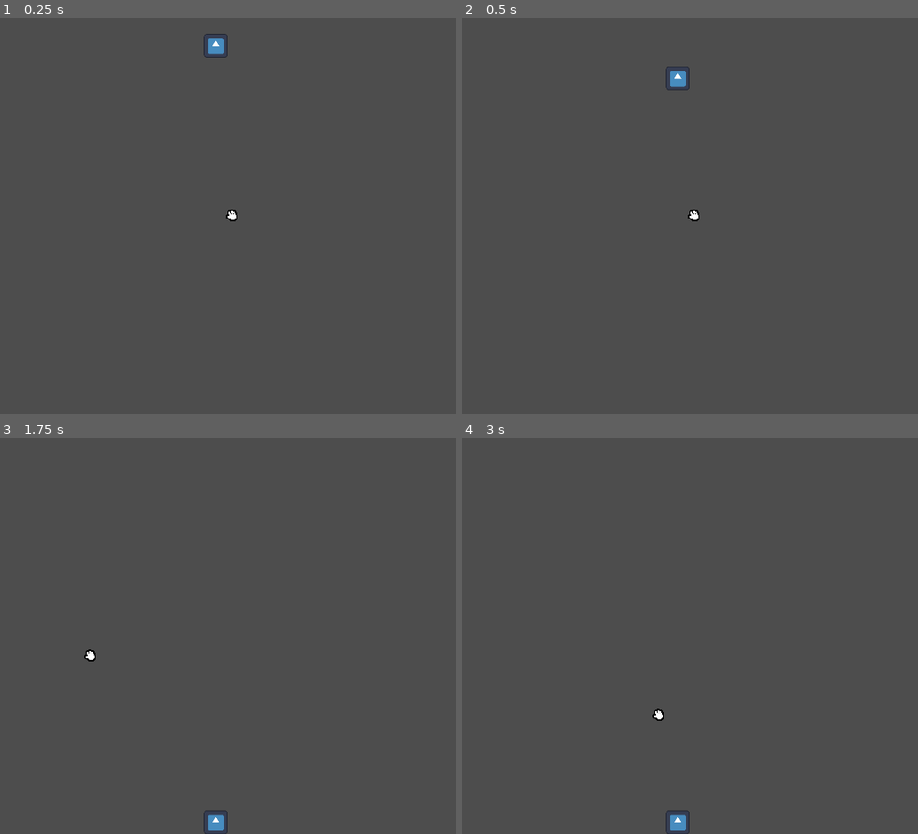
Above: before the commit, frames 1-4 (two rows, left to right).
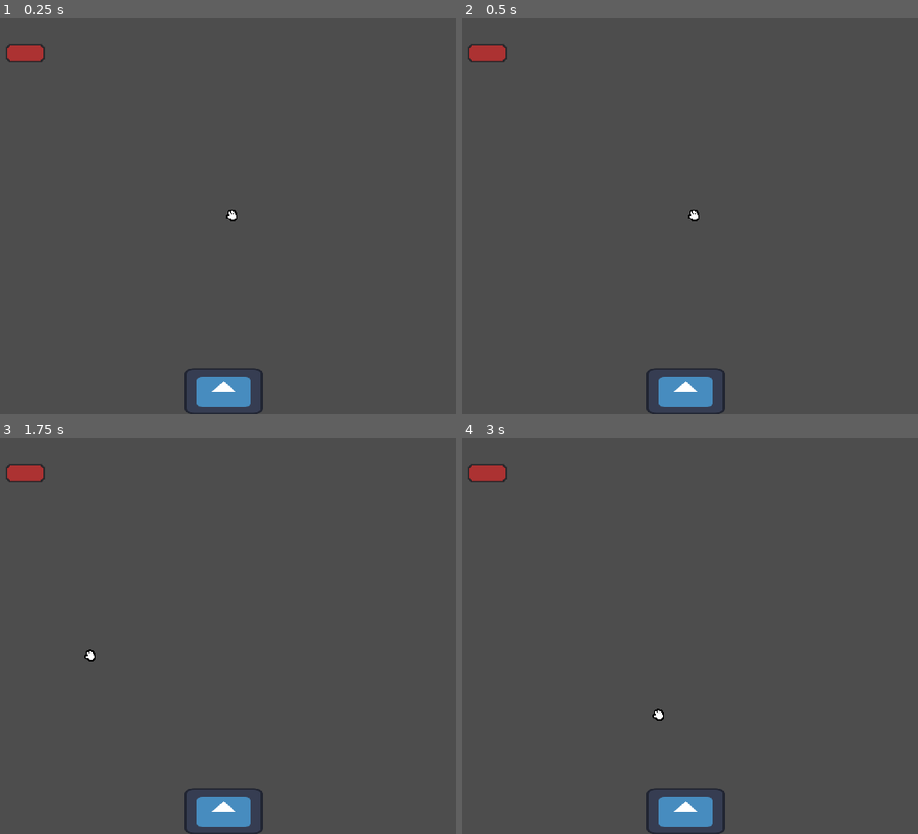
Above: after the commit, the same moments.

Repository: dsoler9/Evil-Triangulus-Madness-GWJ80
Game: Godot game, scene res://scenes/game.tscn
Same seed, same stepped clock (60 frames per second), same inputs: the game is played once before the commit and once after it. The engine's default icon, where the game draws it, is replaced by a stand-in: a white triangle on a blue panel in a dark square.
Inputs (mouse positions are in pixels of both pictures, inside the frame that each line leads up to):
- Up to frame 1 (0.25 s): no input
- Up to frame 2 (0.5 s): no input
- Up to frame 3 (1.75 s): move the mouse to (214, 501) at 0.52 s; click (214, 501) at 0.67 s; move the mouse to (91, 655) at 1.27 s; click (91, 655) at 1.42 s
- Up to frame 4 (3 s): tap Enter at 2 s; move the mouse to (762, 548) at 2.02 s; click (762, 548) at 2.17 s; tap Space at 2.75 s; move the mouse to (658, 715) at 2.77 s; click (658, 715) at 2.92 s

The runs differ from the first frame. In frame 1, 1.7% of the frame differs, in the area x 1-58%, y 4-100%; in frame 2, 1.7%, in the area x 1-58%, y 6-100%; in frame 3, 1.5%; in frame 4, 1.5%.

Commit message:
Cursor and random piece system added

Diff:
--- a/scenes/game.tscn
+++ b/scenes/game.tscn
@@ -1,25 +1,29 @@
-[gd_scene load_steps=7 format=3 uid="uid://d3y1tgbp7c8lg"]
+[gd_scene load_steps=8 format=3 uid="uid://d3y1tgbp7c8lg"]
 
 [ext_resource type="Script" uid="uid://cqt14mrn4aipo" path="res://scripts/game_manager.gd" id="1_lbhrr"]
-[ext_resource type="Texture2D" uid="uid://bki85iqf8uq0t" path="res://icon.svg" id="1_uwrxv"]
-[ext_resource type="Script" uid="uid://d1gtlnfy1but8" path="res://scripts/piece.gd" id="1_yqjtg"]
-[ext_resource type="Texture2D" uid="uid://c4lokrduwe4nq" path="res://assets/cursor_sprites/tilemap.png" id="3_lnu2h"]
+[ext_resource type="PackedScene" uid="uid://cfvic4a0uhu8y" path="res://scenes/rectangle_piece.tscn" id="3_iywne"]
+[ext_resource type="PackedScene" uid="uid://b1jdv6tkoji6m" path="res://scenes/square_piece.tscn" id="3_lbhrr"]
+[ext_resource type="Texture2D" uid="uid://c4lokrduwe4nq" path="res://assets/cursor/tilemap.png" id="3_lnu2h"]
+[ext_resource type="Texture2D" uid="uid://bki85iqf8uq0t" path="res://icon.svg" id="4_lbhrr"]
 
 [sub_resource type="WorldBoundaryShape2D" id="WorldBoundaryShape2D_e2o6t"]
 
-[sub_resource type="RectangleShape2D" id="RectangleShape2D_80nbo"]
-size = Vector2(64, 64)
+[sub_resource type="RectangleShape2D" id="RectangleShape2D_iywne"]
+size = Vector2(214, 125)
 
 [node name="Game" type="Node2D"]
 
 [node name="GameManager" type="Node" parent="."]
 script = ExtResource("1_lbhrr")
+piece_scenes = Array[PackedScene]([ExtResource("3_lbhrr"), ExtResource("3_iywne")])
 
 [node name="MouseCursor" type="Sprite2D" parent="GameManager"]
 scale = Vector2(2, 2)
 texture = ExtResource("3_lnu2h")
 region_enabled = true
 region_rect = Rect2(255, 100.681, 16.673, 18.2035)
+
+[node name="Pieces" type="Node2D" parent="."]
 
 [node name="Ground" type="StaticBody2D" parent="."]
 position = Vector2(939, 1080)
@@ -28,15 +32,15 @@
 [node name="CollisionShape2D" type="CollisionShape2D" parent="Ground"]
 shape = SubResource("WorldBoundaryShape2D_e2o6t")
 
-[node name="Piece" type="RigidBody2D" parent="."]
-position = Vector2(916, 52)
-input_pickable = true
-script = ExtResource("1_yqjtg")
+[node name="StaticBody2D" type="StaticBody2D" parent="."]
+position = Vector2(1084, 1018)
 metadata/_edit_group_ = true
 
-[node name="Sprite2D" type="Sprite2D" parent="Piece"]
-scale = Vector2(0.5, 0.5)
-texture = ExtResource("1_uwrxv")
+[node name="Sprite2D" type="Sprite2D" parent="StaticBody2D"]
+position = Vector2(-146.5, 0.250012)
+scale = Vector2(1.66406, 0.972656)
+texture = ExtResource("4_lbhrr")
 
-[node name="CollisionShape2D" type="CollisionShape2D" parent="Piece"]
-shape = SubResource("RectangleShape2D_80nbo")
+[node name="CollisionShape2D" type="CollisionShape2D" parent="StaticBody2D"]
+position = Vector2(-146, -0.5)
+shape = SubResource("RectangleShape2D_iywne")
--- /dev/null
+++ b/scenes/rectangle_piece.tscn
@@ -0,0 +1,67 @@
+[gd_scene load_steps=8 format=3 uid="uid://cfvic4a0uhu8y"]
+
+[ext_resource type="Script" uid="uid://d1gtlnfy1but8" path="res://scripts/piece.gd" id="1_a200y"]
+[ext_resource type="Texture2D" uid="uid://d4agq0d8kifqq" path="res://assets/pieces/rectangle.png" id="2_hnebs"]
+[ext_resource type="AudioStream" uid="uid://c7dfetxl22uvc" path="res://assets/sounds/window-squeek-83224.mp3" id="3_x8300"]
+
+[sub_resource type="RectangleShape2D" id="RectangleShape2D_a200y"]
+size = Vector2(104, 48)
+
+[sub_resource type="Animation" id="Animation_h2rng"]
+length = 0.001
+tracks/0/type = "value"
+tracks/0/imported = false
+tracks/0/enabled = true
+tracks/0/path = NodePath(".:rotation")
+tracks/0/interp = 1
+tracks/0/loop_wrap = true
+tracks/0/keys = {
+"times": PackedFloat32Array(0),
+"transitions": PackedFloat32Array(1),
+"update": 0,
+"values": [0.0]
+}
+
+[sub_resource type="Animation" id="Animation_s58gp"]
+resource_name = "grabbed"
+length = 0.5
+loop_mode = 2
+tracks/0/type = "value"
+tracks/0/imported = false
+tracks/0/enabled = true
+tracks/0/path = NodePath(".:rotation")
+tracks/0/interp = 4
+tracks/0/loop_wrap = true
+tracks/0/keys = {
+"times": PackedFloat32Array(0, 0.266667, 0.5),
+"transitions": PackedFloat32Array(1, 1, 1),
+"update": 0,
+"values": [0.0, 0.139626, -0.139626]
+}
+
+[sub_resource type="AnimationLibrary" id="AnimationLibrary_m0mde"]
+_data = {
+&"RESET": SubResource("Animation_h2rng"),
+&"grabbed": SubResource("Animation_s58gp")
+}
+
+[node name="RectanglePiece" type="RigidBody2D"]
+input_pickable = true
+mass = 8.0
+script = ExtResource("1_a200y")
+metadata/_edit_group_ = true
+
+[node name="Sprite2D" type="Sprite2D" parent="."]
+scale = Vector2(3.5, 3.5)
+texture = ExtResource("2_hnebs")
+
+[node name="CollisionShape2D" type="CollisionShape2D" parent="."]
+shape = SubResource("RectangleShape2D_a200y")
+
+[node name="AnimationPlayer" type="AnimationPlayer" parent="."]
+libraries = {
+&"": SubResource("AnimationLibrary_m0mde")
+}
+
+[node name="GrabSound" type="AudioStreamPlayer2D" parent="."]
+stream = ExtResource("3_x8300")
--- /dev/null
+++ b/scenes/square_piece.tscn
@@ -0,0 +1,67 @@
+[gd_scene load_steps=8 format=3 uid="uid://b1jdv6tkoji6m"]
+
+[ext_resource type="Script" uid="uid://d1gtlnfy1but8" path="res://scripts/piece.gd" id="1_s58gp"]
+[ext_resource type="Texture2D" uid="uid://cd1ly58pse1o4" path="res://assets/pieces/square.png" id="2_h2rng"]
+[ext_resource type="AudioStream" uid="uid://c7dfetxl22uvc" path="res://assets/sounds/window-squeek-83224.mp3" id="3_h2rng"]
+
+[sub_resource type="RectangleShape2D" id="RectangleShape2D_80nbo"]
+size = Vector2(48, 48)
+
+[sub_resource type="Animation" id="Animation_h2rng"]
+length = 0.001
+tracks/0/type = "value"
+tracks/0/imported = false
+tracks/0/enabled = true
+tracks/0/path = NodePath(".:rotation")
+tracks/0/interp = 1
+tracks/0/loop_wrap = true
+tracks/0/keys = {
+"times": PackedFloat32Array(0),
+"transitions": PackedFloat32Array(1),
+"update": 0,
+"values": [0.0]
+}
+
+[sub_resource type="Animation" id="Animation_s58gp"]
+resource_name = "grabbed"
+length = 0.5
+loop_mode = 2
+tracks/0/type = "value"
+tracks/0/imported = false
+tracks/0/enabled = true
+tracks/0/path = NodePath(".:rotation")
+tracks/0/interp = 4
+tracks/0/loop_wrap = true
+tracks/0/keys = {
+"times": PackedFloat32Array(0, 0.266667, 0.5),
+"transitions": PackedFloat32Array(1, 1, 1),
+"update": 0,
+"values": [0.0, 0.139626, -0.139626]
+}
+
+[sub_resource type="AnimationLibrary" id="AnimationLibrary_m0mde"]
+_data = {
+&"RESET": SubResource("Animation_h2rng"),
+&"grabbed": SubResource("Animation_s58gp")
+}
+
+[node name="SquarePiece" type="RigidBody2D"]
+input_pickable = true
+mass = 8.0
+script = ExtResource("1_s58gp")
+metadata/_edit_group_ = true
+
+[node name="Sprite2D" type="Sprite2D" parent="."]
+scale = Vector2(3.5, 3.5)
+texture = ExtResource("2_h2rng")
+
+[node name="CollisionShape2D" type="CollisionShape2D" parent="."]
+shape = SubResource("RectangleShape2D_80nbo")
+
+[node name="AnimationPlayer" type="AnimationPlayer" parent="."]
+libraries = {
+&"": SubResource("AnimationLibrary_m0mde")
+}
+
+[node name="GrabSound" type="AudioStreamPlayer2D" parent="."]
+stream = ExtResource("3_h2rng")
--- a/scripts/game_manager.gd
+++ b/scripts/game_manager.gd
@@ -1,29 +1,45 @@
 extends Node
 
 @onready var mouse_cursor: Sprite2D = $MouseCursor
+#@export var piece_scene: PackedScene
+@export var piece_scenes: Array[PackedScene] = []
+@onready var pieces_node: Node2D = $"../Pieces"
 
-#var held_object = null
+var current_piece: RigidBody2D = null
 
 # Called when the node enters the scene tree for the first time.
 func _ready() -> void:
 	Input.mouse_mode = Input.MOUSE_MODE_HIDDEN
 
-	#for node in get_tree().get_nodes_in_group("pickable"):
-		#node.clicked.connect(_on_piece_clicked)
-
+	randomize()
+	spawn_piece()
 
 # Called every frame. 'delta' is the elapsed time since the previous frame.
 func _process(delta: float) -> void:
 	mouse_cursor.global_position = get_viewport().get_mouse_position()
 
-#func _unhandled_input(event):
-	#if event is InputEventMouseButton and event.button_index == MOUSE_BUTTON_LEFT:
-		#if held_object and !event.pressed:
-			#held_object.drop(Input.get_last_mouse_velocity())
-			#held_object = null
-#
-#
-#func _on_piece_clicked(object):
-	#if !held_object:
-		#object.pickup()
-		#held_object = object
+func spawn_piece():
+	if piece_scenes.is_empty():
+		push_error("There is no pieces")
+		return
+
+	var random_index = randi() % piece_scenes.size()
+	var scene = piece_scenes[random_index]
+
+	#current_piece = piece_scene.instantiate()
+	var new_piece = scene.instantiate()
+	pieces_node.add_child(new_piece)
+	#pieces_node.add_child(current_piece)
+
+	## TODO - Have to put it in another position
+	#current_piece.global_position = Vector2(400, 100)
+	#current_piece.freeze = true
+	new_piece.global_position = Vector2(400, 100)
+	new_piece.freeze = true
+
+	new_piece.connect("piece_placed", Callable(self, "_on_piece_placed"))
+	current_piece = new_piece
+
+func _on_piece_placed():
+	current_piece = null
+	spawn_piece()
--- a/scripts/piece.gd
+++ b/scripts/piece.gd
@@ -1,20 +1,36 @@
 extends RigidBody2D
 
 var grabbed := false
+@onready var animations: AnimationPlayer = $AnimationPlayer
+@onready var grab_sound: AudioStreamPlayer2D = $GrabSound
+
+signal piece_placed
 
 func _input_event(viewport, event, shape_idx):
 	if event is InputEventMouseButton:
+		print("mouse button pressed")
 		if event.button_index == MOUSE_BUTTON_LEFT:
 			if event.pressed:
-				grabbed = true
-				print("grab")
-				#freeze = true
-		if event.button_index == MOUSE_BUTTON_RIGHT:
-			if event.pressed:
-				print("drop")
-				grabbed = false
-				#freeze = false
+				grab()
+			else:
+				drop()
 
-func _process(delta):
+func _physics_process(delta):
 	if grabbed:
-		global_position = get_global_mouse_position()
+		global_transform.origin = get_global_mouse_position()
+
+
+func grab():
+	#print("grab")
+	grabbed = true
+	freeze = true
+	animations.play("grabbed")
+	#grab_sound.play()
+
+func drop():
+	#print("drop")
+	grabbed = false
+	freeze = false
+	animations.stop()
+	#grab_sound.stop()
+	emit_signal("piece_placed")
Renamed: assets/cursor_sprites/tilemap.png -> assets/cursor/tilemap.png
Not shown, added: assets/cursor/tilemap.png.import
Binary file added: assets/pieces/rectangle.png
Not shown, added: assets/pieces/rectangle.png.import
Binary file added: assets/pieces/square.png
Not shown, changed: assets/pieces/square.png.import
Not shown, added: assets/sounds/window-squeek-83224.mp3.import
Not shown, added: assets/sounds/window-squeek-83224.mp3
